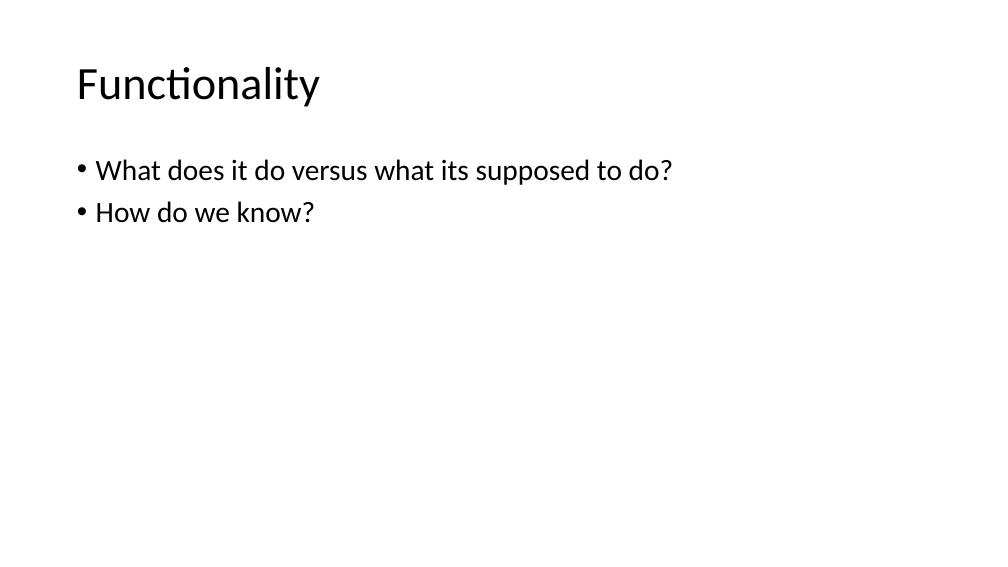
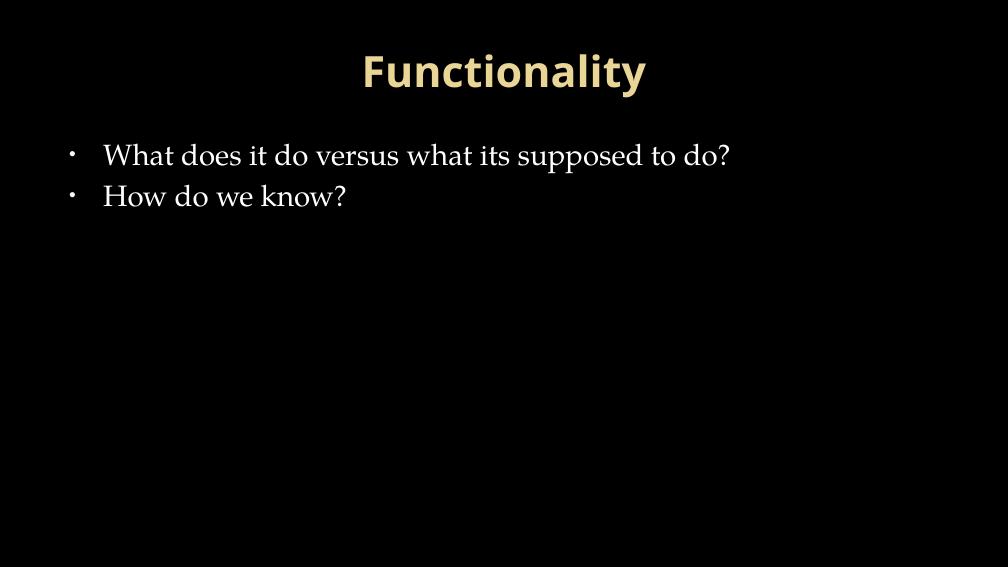
Before and after one commit to powellb1/SE300, a slide deck: slide 6 of Artifacts/Cycle 2/Presentation.pptx. Drawn at 1008x567 pixels with LibreOffice and Linux fonts; fonts in the diff are those of the drawing; background and template pictures are left out. Boxes give left, top, right and bottom in pixels: in the first picture for what was removed or moved away, otherwise in the second. Text is boxed around its words. In the diff, an @@ line names an element or a change of style, - is before the commit and + after.

```diff
--- a/Artifacts/Cycle 2/Presentation.pptx
+++ b/Artifacts/Cycle 2/Presentation.pptx
@@ background #FFFFFF to picture (left out) @@
@@ title "Functionality": place and size @@
-title "Functionality" at <box>77,67,320,107</box>
+title "Functionality" at <box>362,54,646,98</box>
@@ title "Functionality" at <box>362,54,646,98</box>: size 44 to 41 pt, font Calibri to Noto Sans, text colour #000000 to gradient #EAD696 to #E7D081, bold on; alignment left to centre; line spacing 0.9 to 1 @@
@@ text "What does it do versus ...": place and size @@
-text "What does it do versus ..." at <box>96,159,674,223</box>
+text "What does it do versus ..." at <box>103,143,731,207</box>
@@ text "What does it do versus ..." at <box>103,143,731,207</box>: font Calibri to TeX Gyre Pagella, text colour #000000 to #FFFFFF; indent changed; line spacing 0.9 to 1; less space between paragraphs @@
```
Also in this commit, not shown: 8 other slides changed, 1 slide added, 1 slide removed, 3 other files.
